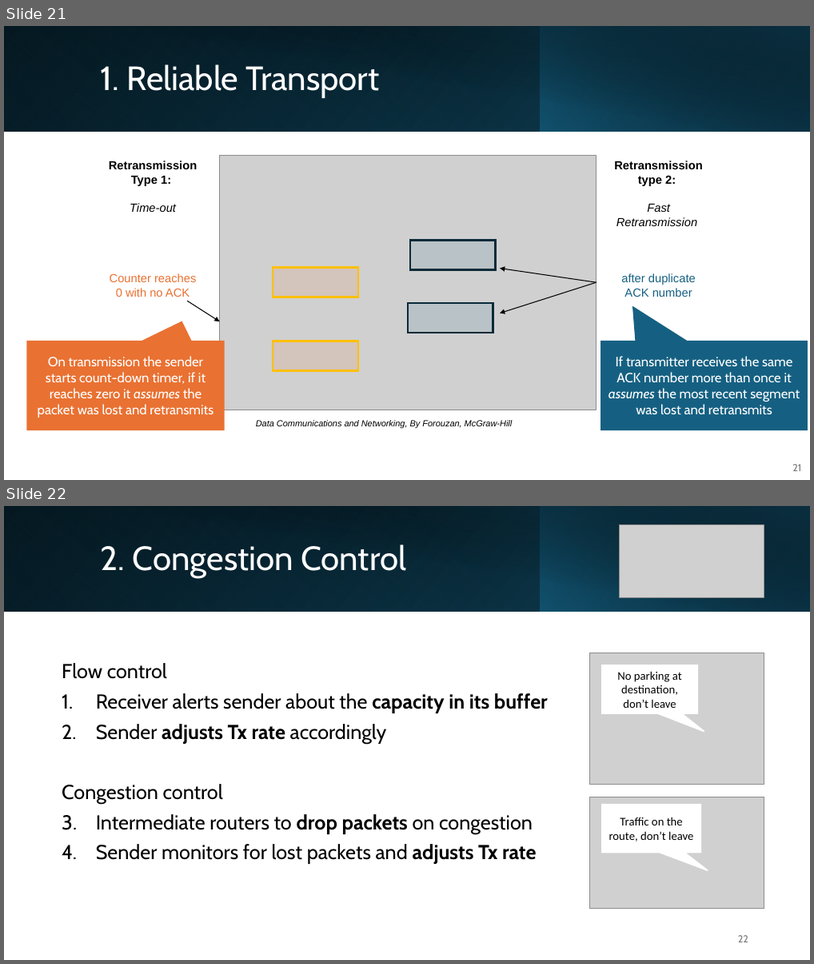
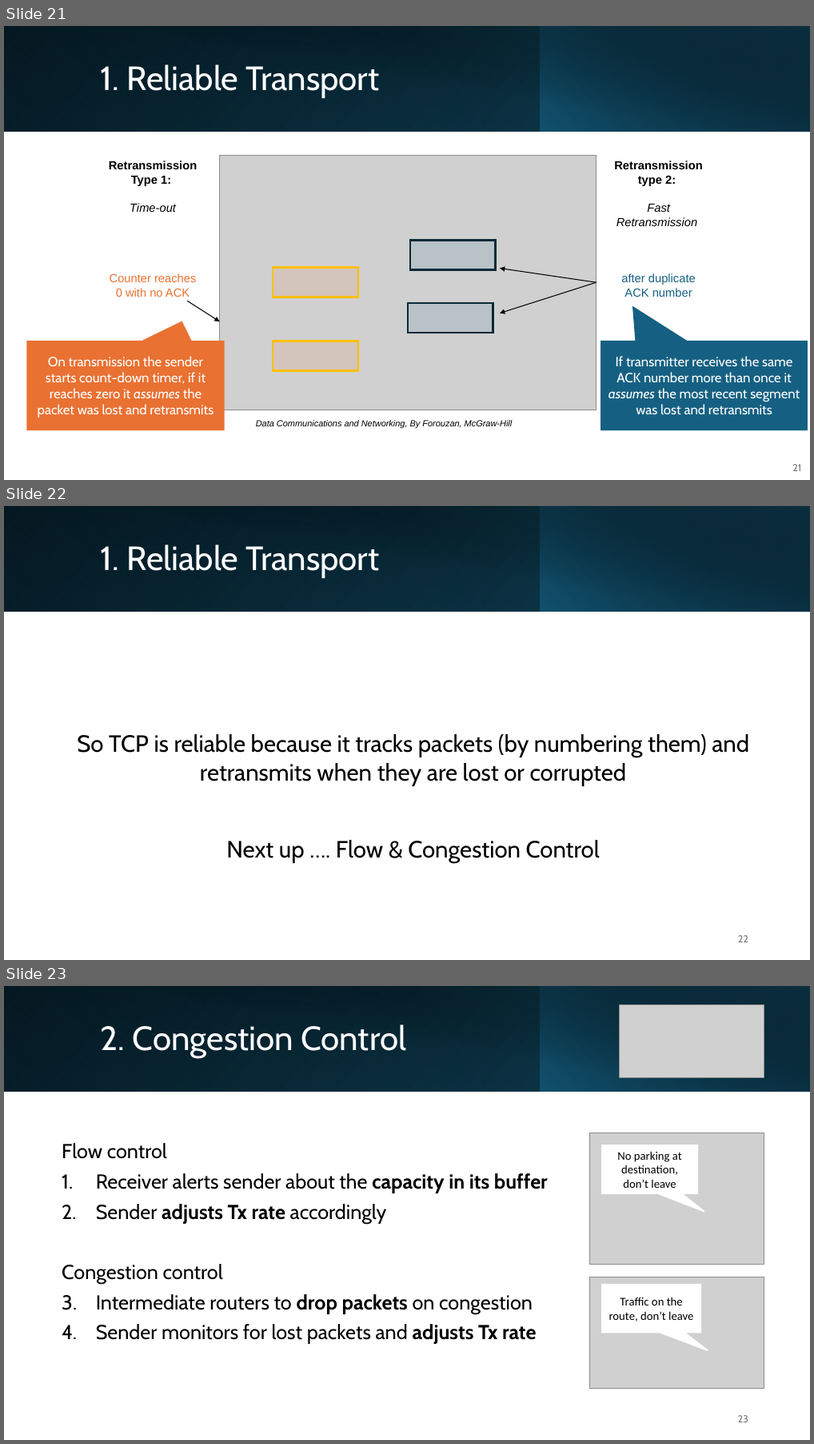
Before and after one commit to michaelgalle/ComputerNetworks, a slide deck: Introduction to Networks - TCP congestion - slides.pptx. Shown one above the other, each under a label of ours: slides 21 and 22 before the commit, slides 21, 22 and 23 after it. The pictures are 814x964 and 814x1444 pixels, drawn with LibreOffice and Linux fonts; fonts in the diff are those of the drawing; grey boxes stand for pictures. Boxes give left, top, right and bottom in pixels: in the first picture for what was removed or moved away, otherwise in the second. Text is boxed around its words. In the diff, an @@ line names an element or a change of style, - is before the commit and + after.

```diff
--- a/Introduction to Networks - TCP congestion - slides.pptx
+++ b/Introduction to Networks - TCP congestion - slides.pptx
@@ slide 22 added at (x1=4, y1=506, x2=810, y2=960), background #FFFFFF @@
@@ rectangle added at (x1=4, y1=506, x2=810, y2=612), fill gradient #000000 to #104862 @@
@@ rectangle added at (x1=4, y1=506, x2=541, y2=612), fill gradient #156082 to #0B3041 @@
@@ rectangle added at (x1=34, y1=506, x2=810, y2=612), fill gradient #000000 to #0B3041 @@
@@ rectangle added at (x1=541, y1=506, x2=810, y2=612), fill gradient #156082 to #000000 @@
@@ title added at (x1=101, y1=544, x2=380, y2=578), 40 pt, text #FFFFFF @@
+1. Reliable Transport
@@ text added at (x1=77, y1=734, x2=750, y2=863), 28 pt, text #000000 @@
+So TCP is reliable because it tracks packets (by numbering them) and retransmits when they are lost or corrupted
+Next up …. Flow & Congestion Control
@@ page number added at (x1=738, y1=935, x2=749, y2=942), 12 pt, text #797979 @@
+22
@@ what was slide 22 is now slide 23 @@
@@ page number at (x1=738, y1=1415, x2=749, y2=1422): text changed @@
-22
+23
```
Also in this commit, not shown: 16 slides changed, 1 other file.
